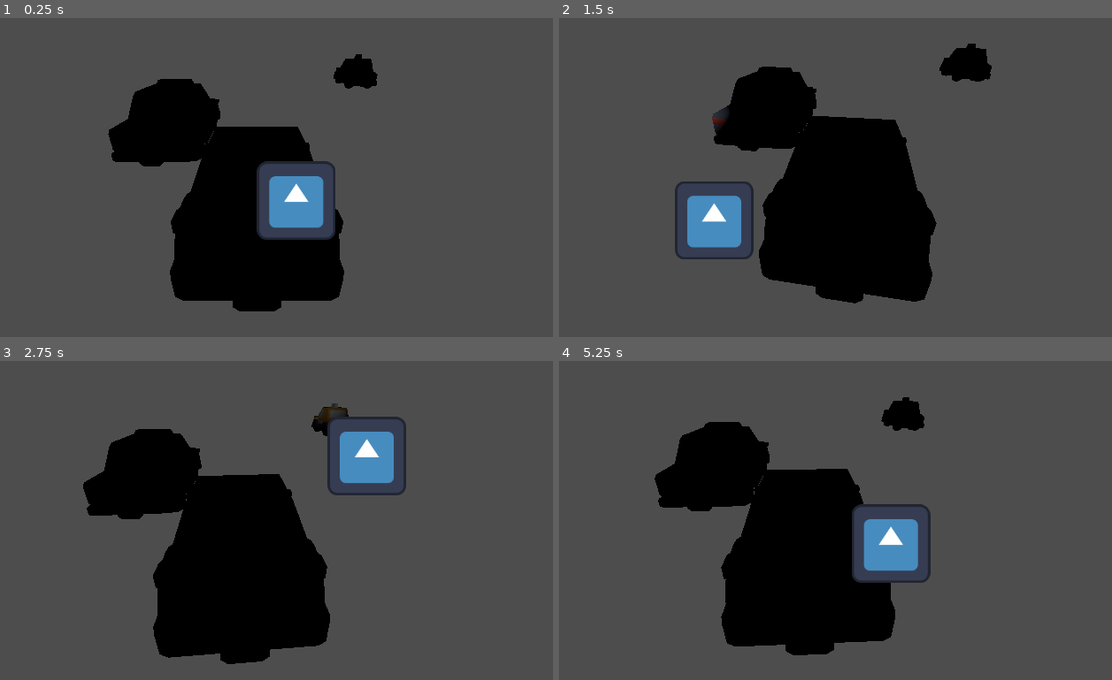
Above: before the commit, frames 1-4 (two rows, left to right).
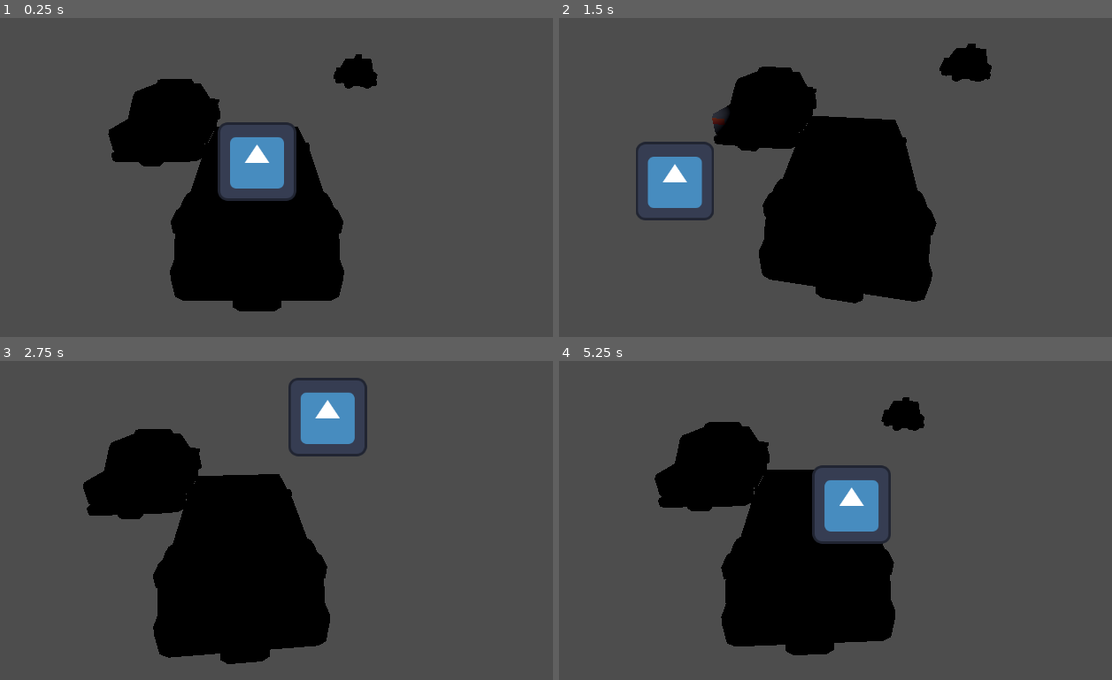
Above: after the commit, the same moments.

Repository: roverem/outrun
Game: Godot game, scene res://game.tscn
Two runs of this game, one before a commit and one after it. Both use one fixed random seed, a clock stepped at 60 frames per second and the inputs below. The engine's default icon, where the game draws it, is replaced by a stand-in: a white triangle on a blue panel in a dark square.
Inputs (mouse positions are in pixels of both pictures, inside the frame that each line leads up to):
- Up to frame 1 (0.25 s): no input
- Up to frame 2 (1.5 s): tap Enter at 0.5 s; move the mouse to (973, 142) at 0.52 s; click (973, 142) at 0.67 s; tap Space at 1.25 s; move the mouse to (675, 180) at 1.27 s; click (675, 180) at 1.42 s
- Up to frame 3 (2.75 s): tap Enter at 2 s; move the mouse to (326, 418) at 2.02 s; click (326, 418) at 2.17 s
- Up to frame 4 (5.25 s): tap Space at 2.75, 4.25 s; move the mouse to (780, 584) at 2.77 s; click (780, 584) at 2.92 s; tap Enter at 3.5 s; move the mouse to (1029, 565) at 3.52 s; click (1029, 565) at 3.67 s; move the mouse to (603, 443) at 4.27 s; click (603, 443) at 4.42 s; move the mouse to (852, 504) at 5.02 s; click (852, 504) at 5.17 s

The runs differ from the first frame. In frame 1, 5.6% of the frame differs, in the area x 39-61%, y 32-70%; in frame 2, 3.7%; in frame 3, 3.7%; in frame 4, 4.8%.

Commit message:
centered asset

Diff:
--- a/crosshair.gd
+++ b/crosshair.gd
@@ -1,4 +1,4 @@
 extends TextureRect
 
 func _process(_delta):
-	global_position = get_viewport().get_mouse_position()
+	global_position = get_viewport().get_mouse_position() - (size * 0.5)
--- a/game.tscn
+++ b/game.tscn
@@ -38,10 +38,10 @@
 anchor_top = 0.5
 anchor_right = 0.5
 anchor_bottom = 0.5
-offset_left = -64.0
-offset_top = -64.0
-offset_right = 64.0
-offset_bottom = 64.0
+offset_left = -576.0
+offset_top = -324.0
+offset_right = -448.0
+offset_bottom = -196.0
 grow_horizontal = 2
 grow_vertical = 2
 texture = ExtResource("1_80nbo")
Not shown: 1 places in game.tscn that only renumber resources
